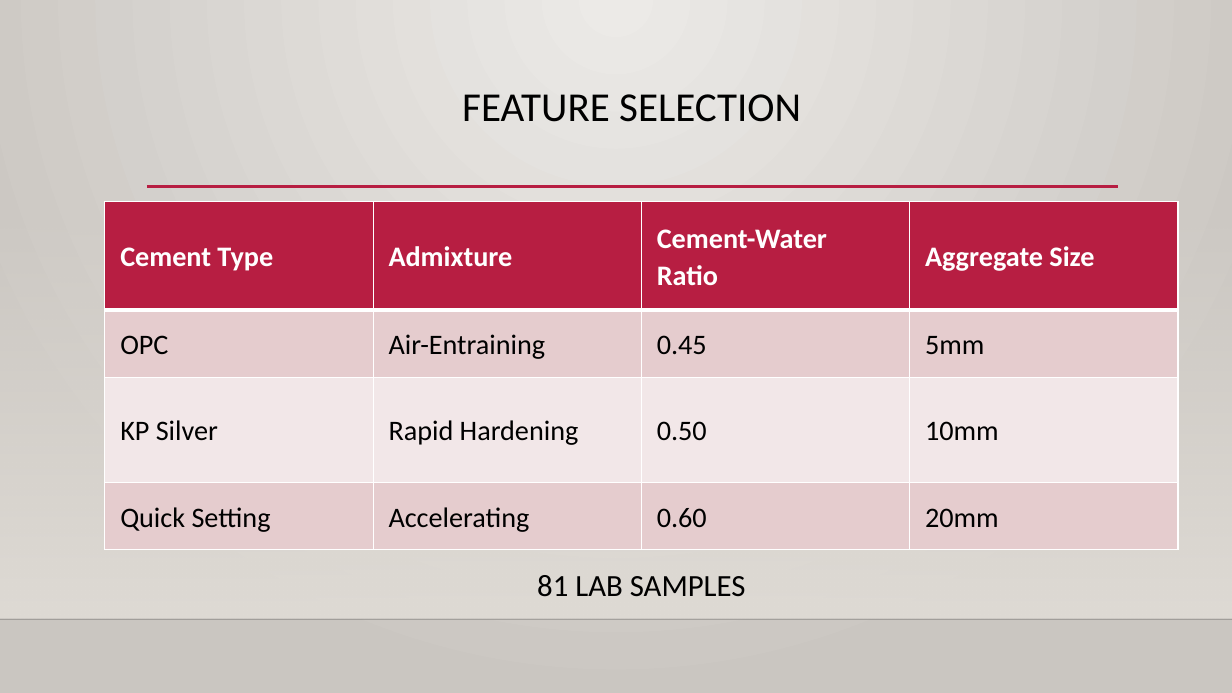
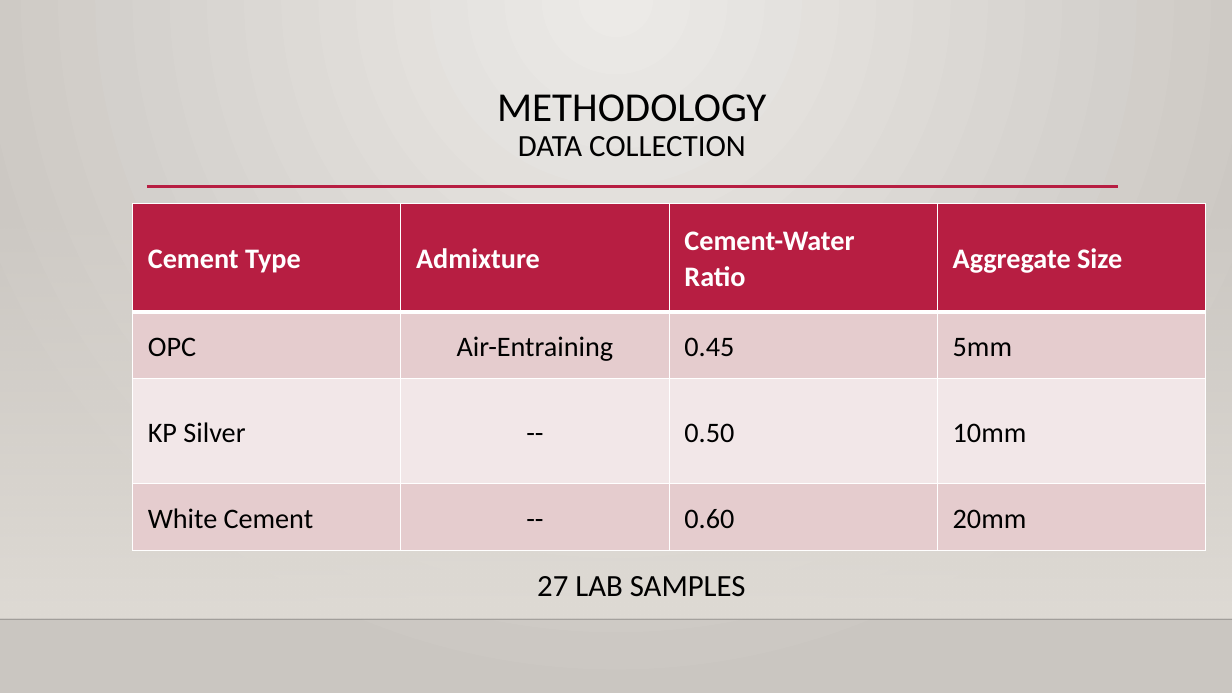
Before and after one commit to Josewathome/Tensile-Prediction-Model, a slide deck: slide 8 of THE WRITE UP/Final Project-PPT uPDATE.pptx (slide 12 before the commit). Drawn at 1232x693 pixels with LibreOffice and Linux fonts; fonts in the diff are those of the drawing; background and template pictures are left out. Boxes give left, top, right and bottom in pixels: in the first picture for what was removed or moved away, otherwise in the second. Text is boxed around its words. In the diff, an @@ line names an element or a change of style, - is before the commit and + after.

```diff
--- a/THE WRITE UP/Final Project-PPT uPDATE.pptx
+++ b/THE WRITE UP/Final Project-PPT uPDATE.pptx
@@ title at (497,94,766,157): text changed; size 32 to 24 pt @@
-FEATURE SELECTION
+METHODOLOGY
+DATA COLLECTION
@@ table at (132,203,1204,547) @@
-row 3, column 2: Rapid Hardening
+row 3, column 2: --
-row 4, column 1: Quick Setting
+row 4, column 1: White Cement
-row 4, column 2: Accelerating
+row 4, column 2: --
@@ alignment left to centre @@
@@ table: place and size @@
-table at (104,202,1177,546)
+table at (132,203,1204,547)
@@ text at (537,576,746,597): text changed @@
-81 LAB SAMPLES
+27 LAB SAMPLES
```
Also in this commit, not shown: 4 other slides changed, 2 slides added, 3 other files.
